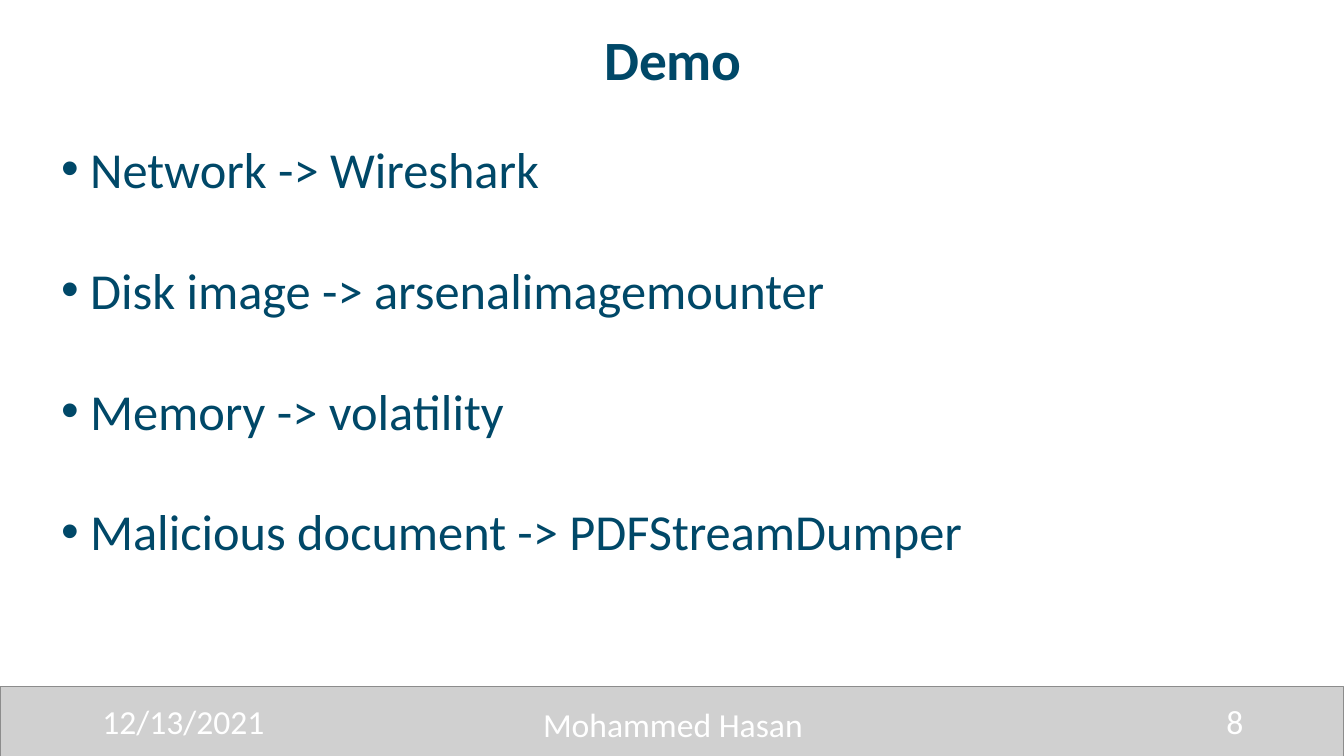
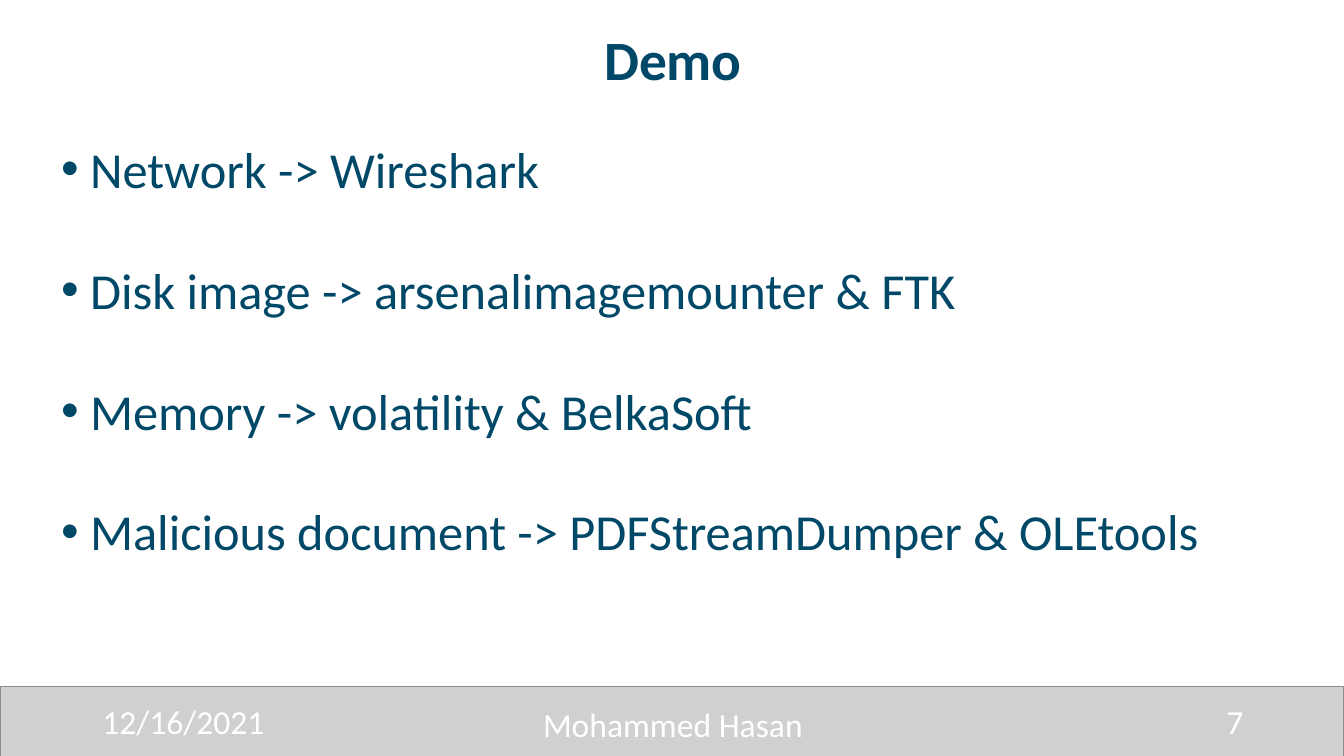
Before and after one commit to 0xHasanM/MISC, a slide deck: slide 7 of Talks/INSEC/INSEC.pptx (slide 8 before the commit). Drawn at 1344x756 pixels with LibreOffice and Linux fonts; fonts in the diff are those of the drawing; grey boxes stand for pictures. Boxes give left, top, right and bottom in pixels: in the first picture for what was removed or moved away, otherwise in the second. Text is boxed around its words. In the diff, an @@ line names an element or a change of style, - is before the commit and + after.

```diff
--- a/Talks/INSEC/INSEC.pptx
+++ b/Talks/INSEC/INSEC.pptx
@@ text at [90, 274, 1198, 558]: text changed @@
-• Disk image -> arsenalimagemounter
-• Memory -> volatility
-• Malicious document -> PDFStreamDumper
+• Disk image -> arsenalimagemounter & FTK
+• Memory -> volatility & BelkaSoft
+• Malicious document -> PDFStreamDumper & OLEtools
@@ text at [102, 711, 264, 735]: text changed @@
-12/13/2021
+12/16/2021
@@ text at [1226, 713, 1243, 734]: text changed @@
-8
+7
```
Also in this commit, not shown: 9 other slides changed, 1 slide removed.
